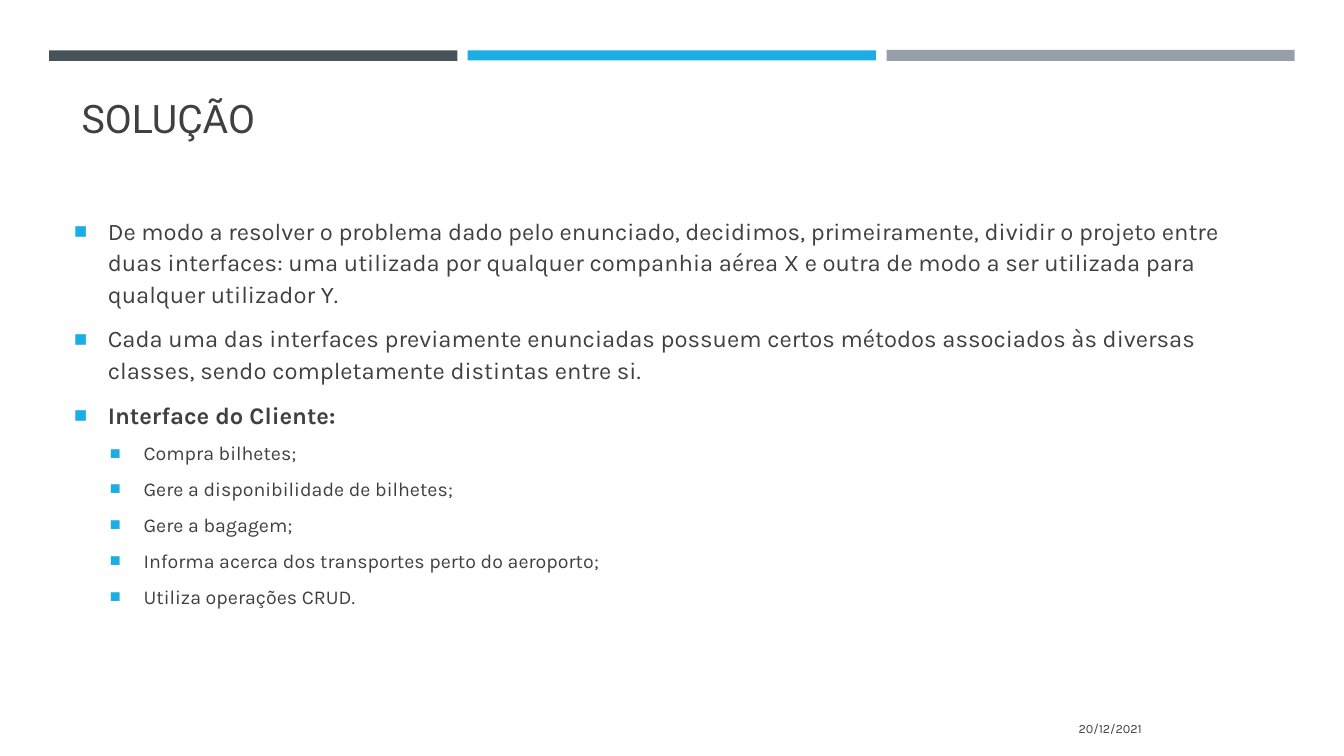
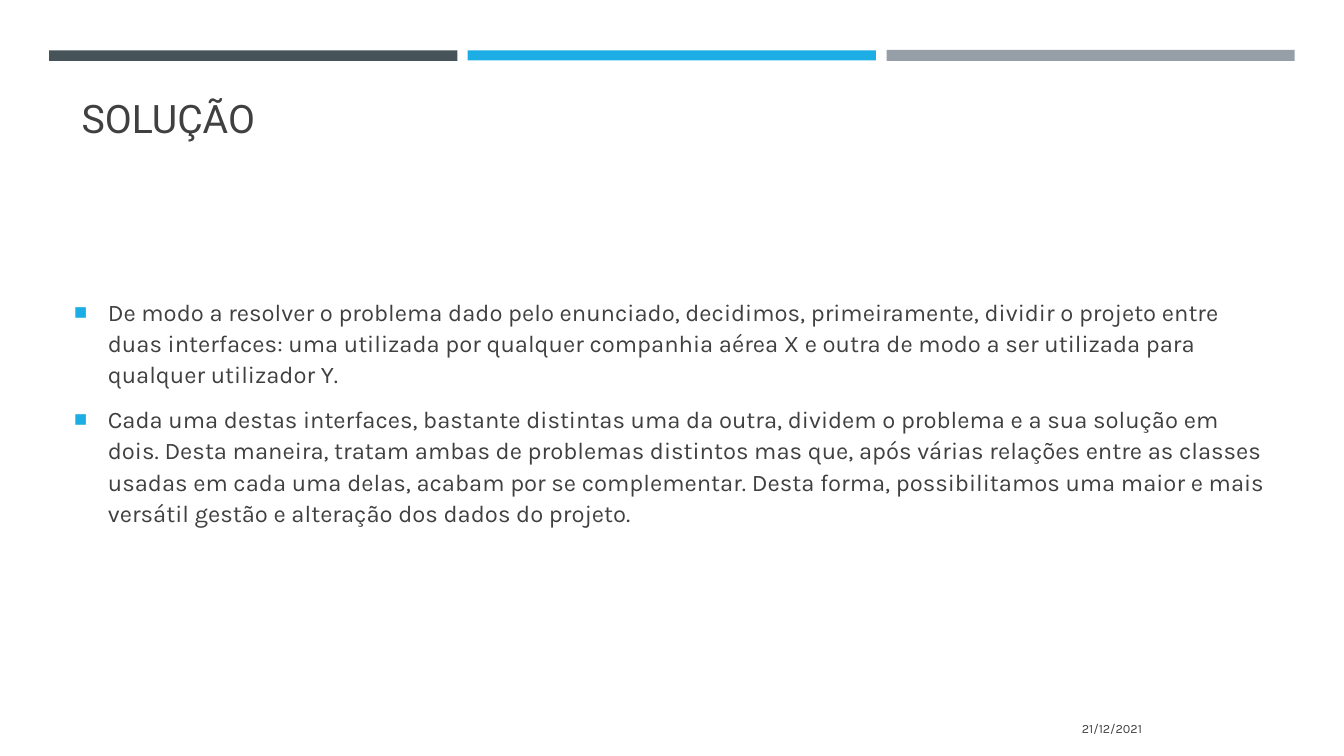
Before and after one commit to CiscoPr/Project-A-irlines-ED-, a slide deck: slide 3 of UMLS_AED/PROJ_AED.pptx. Drawn at 1344x756 pixels with LibreOffice and Linux fonts; fonts in the diff are those of the drawing. Boxes give left, top, right and bottom in pixels: in the first picture for what was removed or moved away, otherwise in the second. Text is boxed around its words. In the diff, an @@ line names an element or a change of style, - is before the commit and + after.

```diff
--- a/UMLS_AED/PROJ_AED.pptx
+++ b/UMLS_AED/PROJ_AED.pptx
@@ text at [108, 411, 1264, 528]: text changed @@
-■ Cada uma das interfaces previamente enunciadas possuem certos métodos associados às diversas classes, sendo completamente distintas entre si.
-■ Interface do Cliente:
-  ■ Compra bilhetes;
-  ■ Gere a disponibilidade de bilhetes;
-  ■ Gere a bagagem;
-  ■ Informa acerca dos transportes perto do aeroporto;
-  ■ Utiliza operações CRUD.
+■ Cada uma destas interfaces, bastante distintas uma da outra, dividem o problema e a sua solução em dois. Desta maneira, tratam ambas de problemas distintos mas que, após várias relações entre as classes usadas em cada uma delas, acabam por se complementar. Desta forma, possibilitamos uma maior e mais versátil gestão e alteração dos dados do projeto.
@@ text at [1082, 724, 1142, 734]: text changed @@
-20/12/2021
+21/12/2021
```
Also in this commit, not shown: 8 other slides changed.
